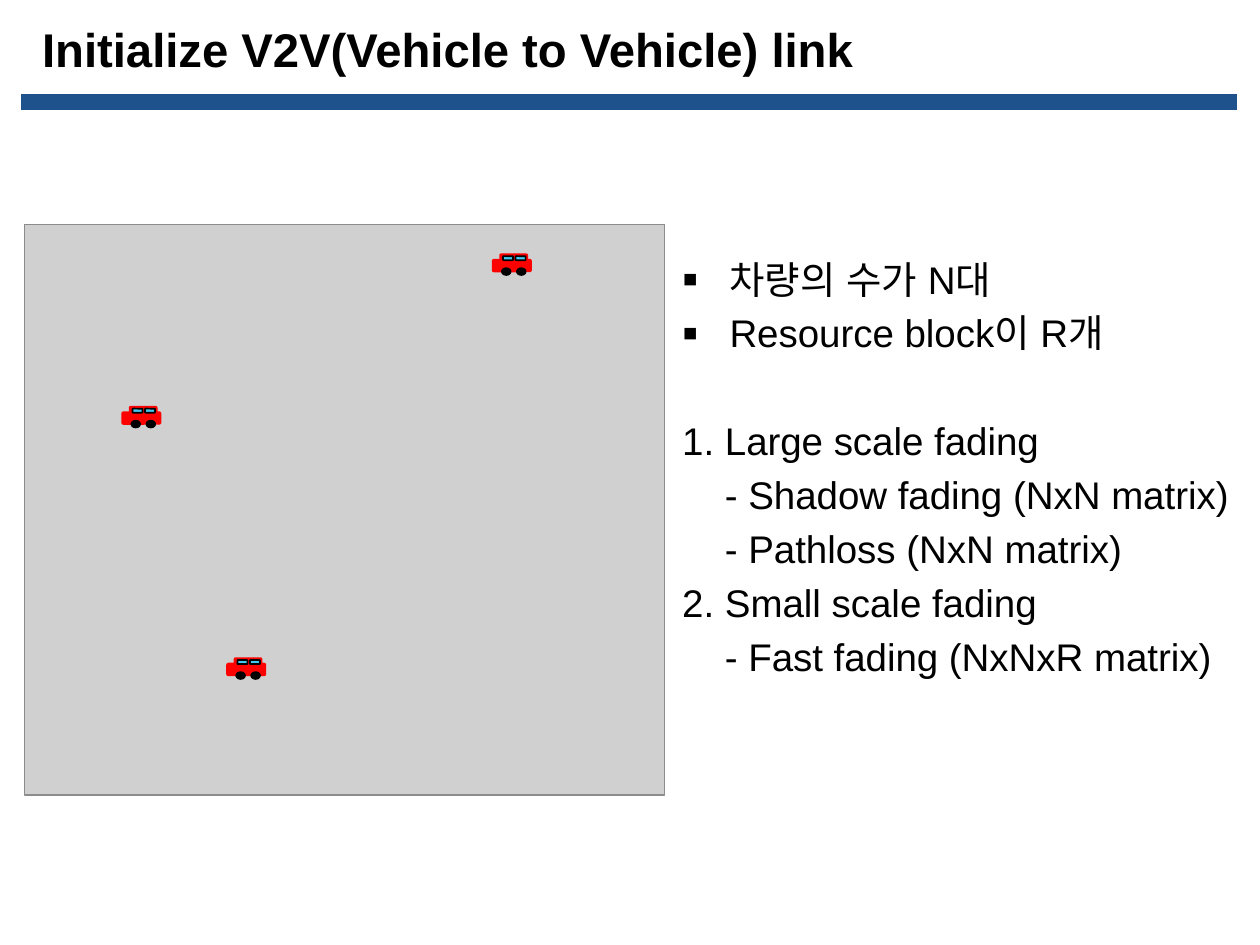
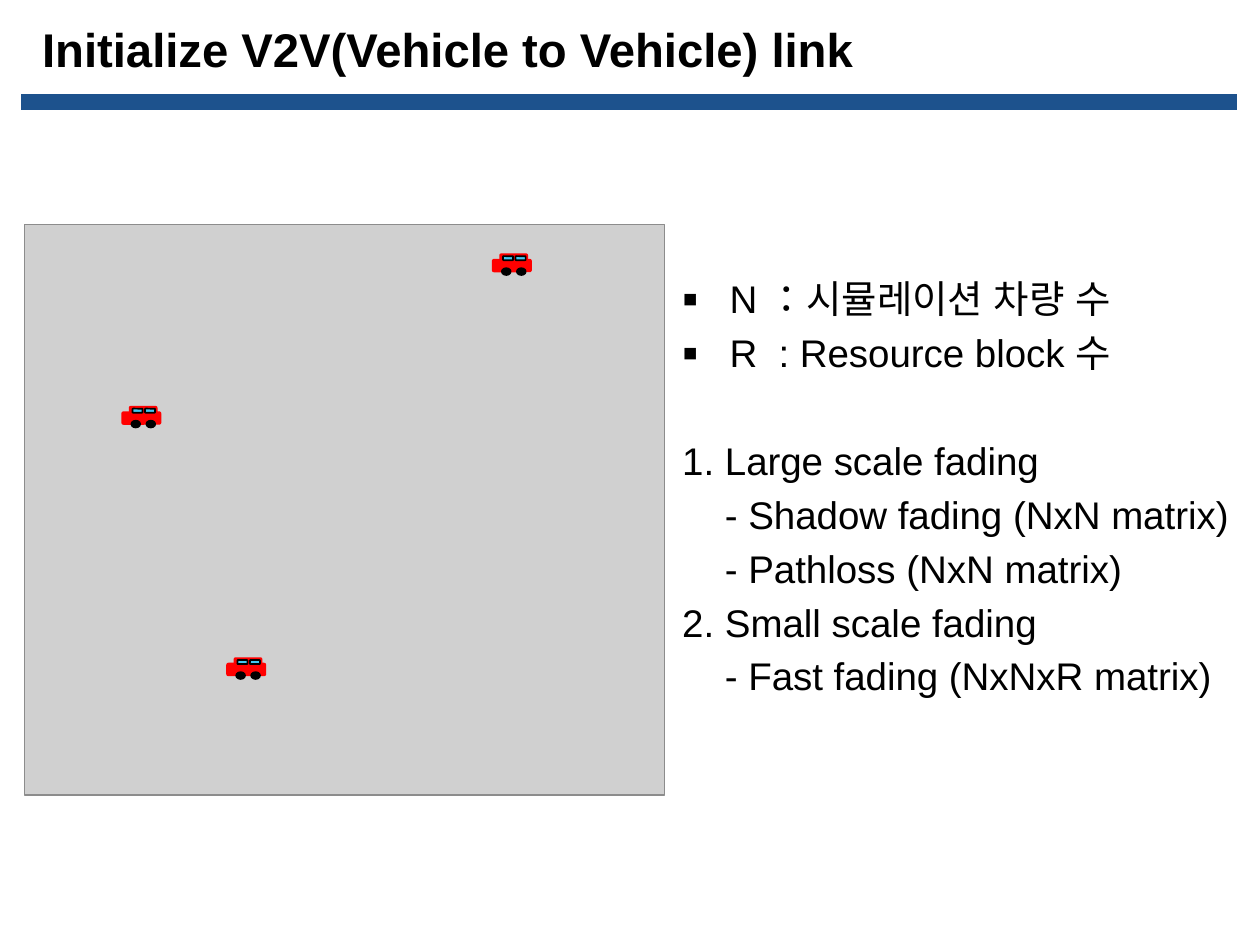
Before and after one commit to Donghee123/MS, a slide deck: slide 11 of V2V DQN Study/C-V2X 3GPP Release 14 채널 시뮬레이션 ppt/20210915_C-V2X 3GPP Release 14 채널 시뮬레이션_한동희_발표자료.pptx. Drawn at 1260x945 pixels with LibreOffice and Linux fonts; fonts in the diff are those of the drawing; grey boxes stand for pictures; background and template pictures are left out. Boxes give left, top, right and bottom in pixels: in the first picture for what was removed or moved away, otherwise in the second. Text is boxed around its words. In the diff, an @@ line names an element or a change of style, - is before the commit and + after.

Commit message:
[추가]시뮬레이션 코드에 레일레이 페이딩 코드를 추가함

```diff
--- a/V2V DQN Study/C-V2X 3GPP Release 14 채널 시뮬레이션 ppt/20210915_C-V2X 3GPP Release 14 채널 시뮬레이션_한동희_발표자료.pptx
+++ b/V2V DQN Study/C-V2X 3GPP Release 14 채널 시뮬레이션 ppt/20210915_C-V2X 3GPP Release 14 채널 시뮬레이션_한동희_발표자료.pptx
@@ text "N ：시뮬레이션 차량 수": place and size @@
-text "N ：시뮬레이션 차량 수" at <box>682,262,1228,678</box>
+text "N ：시뮬레이션 차량 수" at <box>682,281,1228,698</box>
@@ text at <box>730,281,1111,370</box>: text changed @@
-▪ 차량의 수가 N대
-▪ Resource block이 R개
+▪ N ：시뮬레이션 차량 수
+▪ R : Resource block 수
```
Also in this commit, not shown: 2 other slides changed, 1 slide added, 2 other files.
